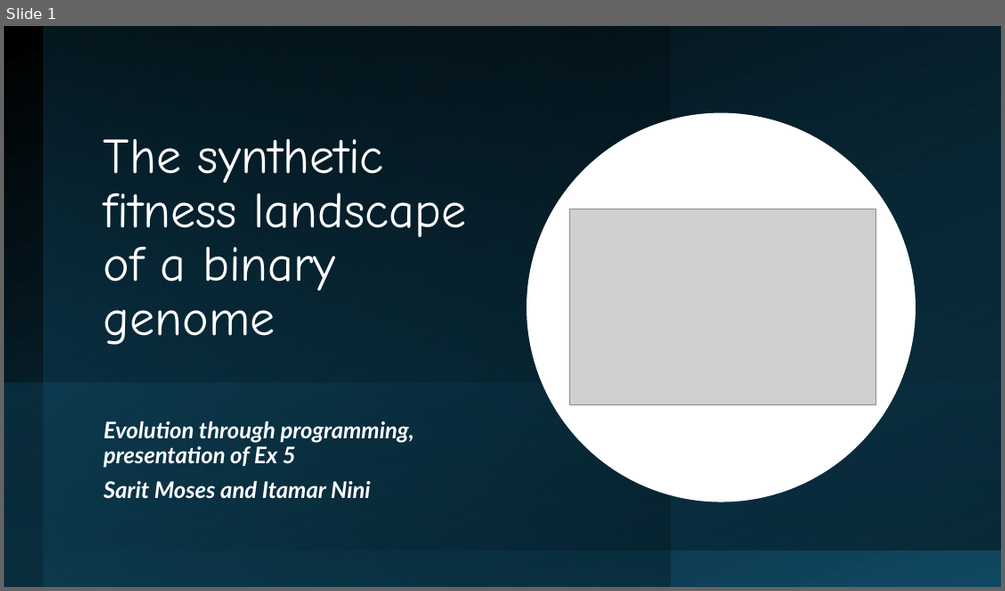
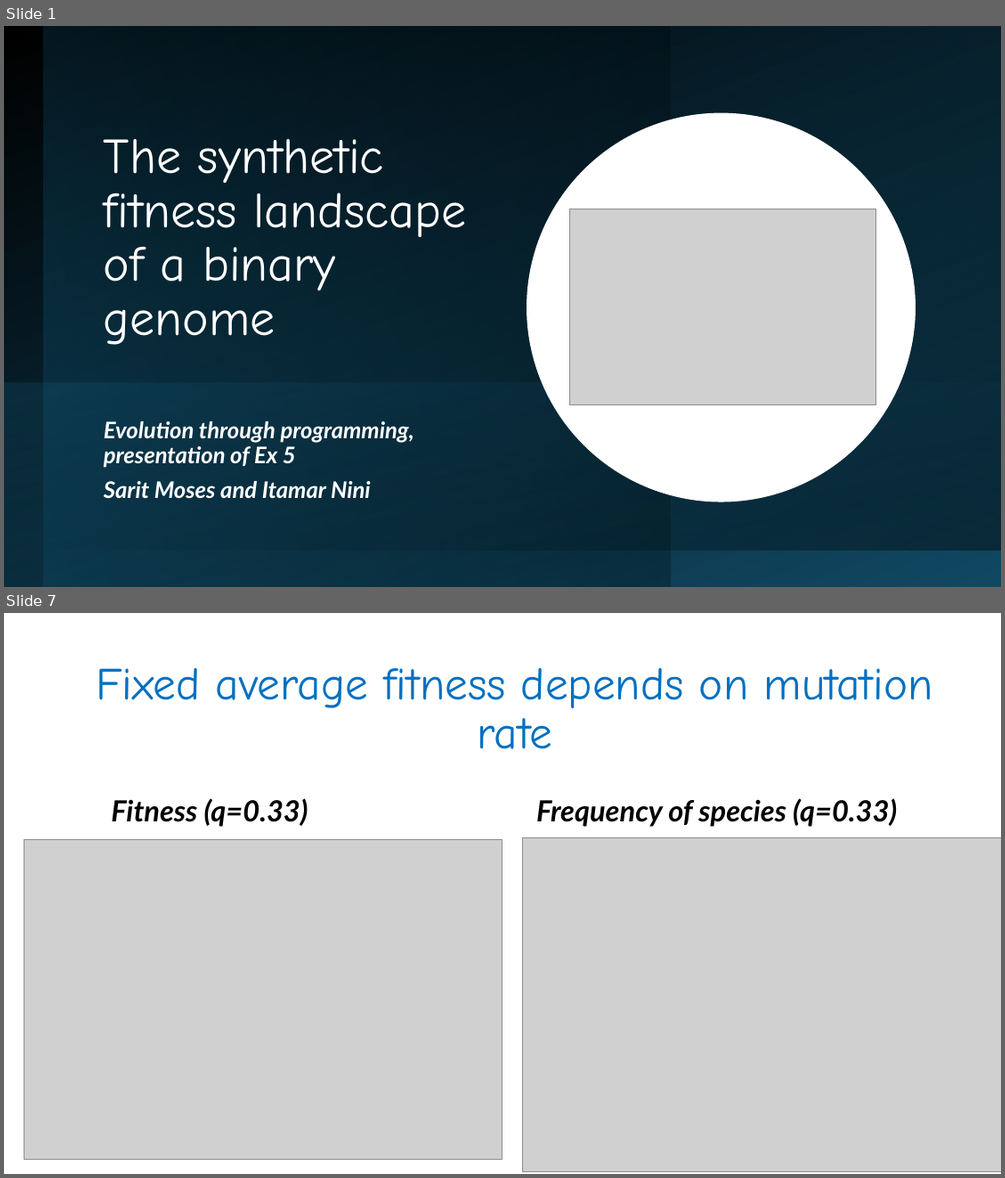
Before and after one commit to sarit-moses/evolution_through_programming, a slide deck: week 5/Ex5 presentation Sarit and Itamar.pptx. Shown one above the other, each under a label of ours: slide 1 before the commit, slides 1 and 7 after it; the slides between them are not shown. The pictures are 1005x591 and 1005x1178 pixels, drawn with LibreOffice and Linux fonts; fonts in the diff are those of the drawing; grey boxes stand for pictures. Boxes give left, top, right and bottom in pixels: in the first picture for what was removed or moved away, otherwise in the second. Text is boxed around its words. In the diff, an @@ line names an element or a change of style, - is before the commit and + after.

```diff
--- a/week 5/Ex5 presentation Sarit and Itamar.pptx
+++ b/week 5/Ex5 presentation Sarit and Itamar.pptx
@@ slide 7 added at box(4, 613, 1001, 1174), background #FFFFFF @@
@@ text added at box(96, 668, 933, 749), 44 pt, text #0070C0 @@
+Fixed average fitness depends on mutation rate
@@ text added at box(111, 798, 308, 827), 28 pt, text #000000, bold, italic @@
+Fitness (q=0.33)
@@ text added at box(536, 798, 897, 827), 28 pt, text #000000, bold, italic @@
+Frequency of species (q=0.33)
@@ picture added at box(24, 840, 502, 1159) @@
@@ picture added at box(522, 837, 1001, 1171) @@
```
Also in this commit, not shown: 1 slide changed, 5 other slides added, 2 slides removed, 12 other files.
